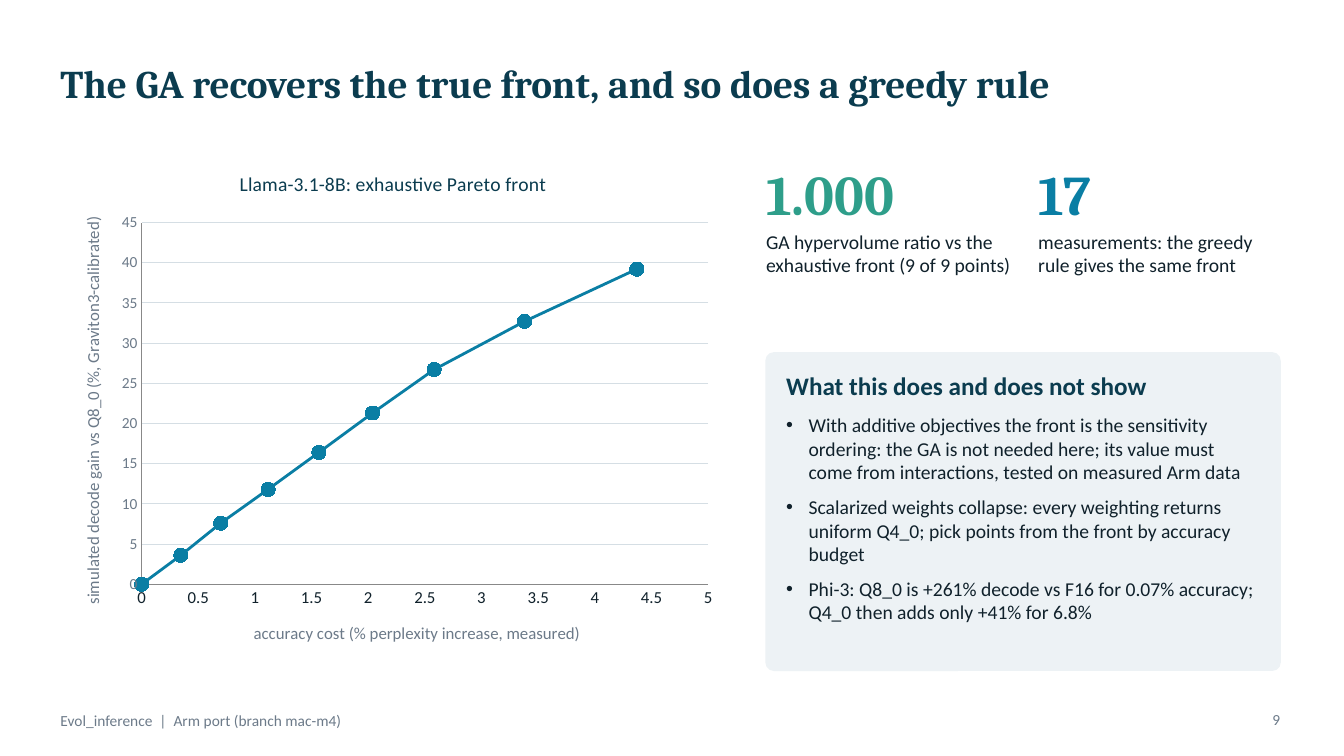
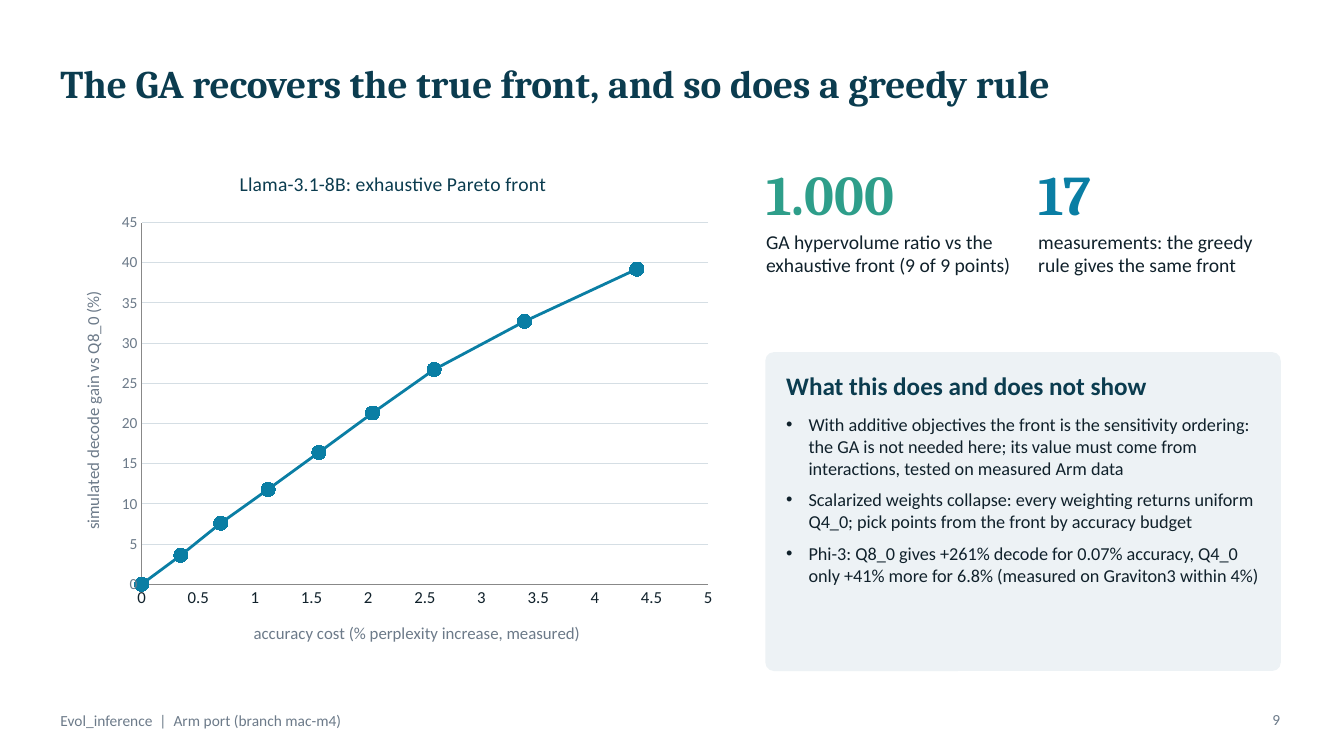
Before and after one commit to npwa/Evol_inference, a slide deck: slide 9 of presentation/Evol_inference_mac-m4.pptx. Drawn at 1344x756 pixels with LibreOffice and Linux fonts; fonts in the diff are those of the drawing. Boxes give left, top, right and bottom in pixels: in the first picture for what was removed or moved away, otherwise in the second. Text is boxed around its words. In the diff, an @@ line names an element or a change of style, - is before the commit and + after.

Commit message:
Update the deck with the Graviton rehearsal findings
- add slides: measured cost per evaluation and 24 h projection, rehearsal problems and the reduced Mac design
- refresh strategy, calibrated-model, lessons and next-steps slides (Mac cost about 30 USD)

```diff
--- a/presentation/Evol_inference_mac-m4.pptx
+++ b/presentation/Evol_inference_mac-m4.pptx
@@ scatter lines chart at (60, 151, 726, 665) @@
@@ value axis title "simulated decode gain vs Q8_0 (%, Graviton3-calibrated)" to "simulated decode gain vs Q8_0 (%)" @@
@@ text at (809, 418, 1254, 531): size 14 to 13 pt in "With additive objectives the front is the ...", "Scalarized weights collapse: every weighting returns uniform ..."; less space between paragraphs @@
@@ text at (809, 547, 1259, 585): text changed; size 14 to 13 pt @@
-• Phi-3: Q8_0 is +261% decode vs F16 for 0.07% accuracy; Q4_0 then adds only +41% for 6.8%
+• Phi-3: Q8_0 gives +261% decode for 0.07% accuracy, Q4_0 only +41% more for 6.8% (measured on Graviton3 within 4%)
```
Also in this commit, not shown: 3 other slides changed, 2 slides added, 1 other file.
